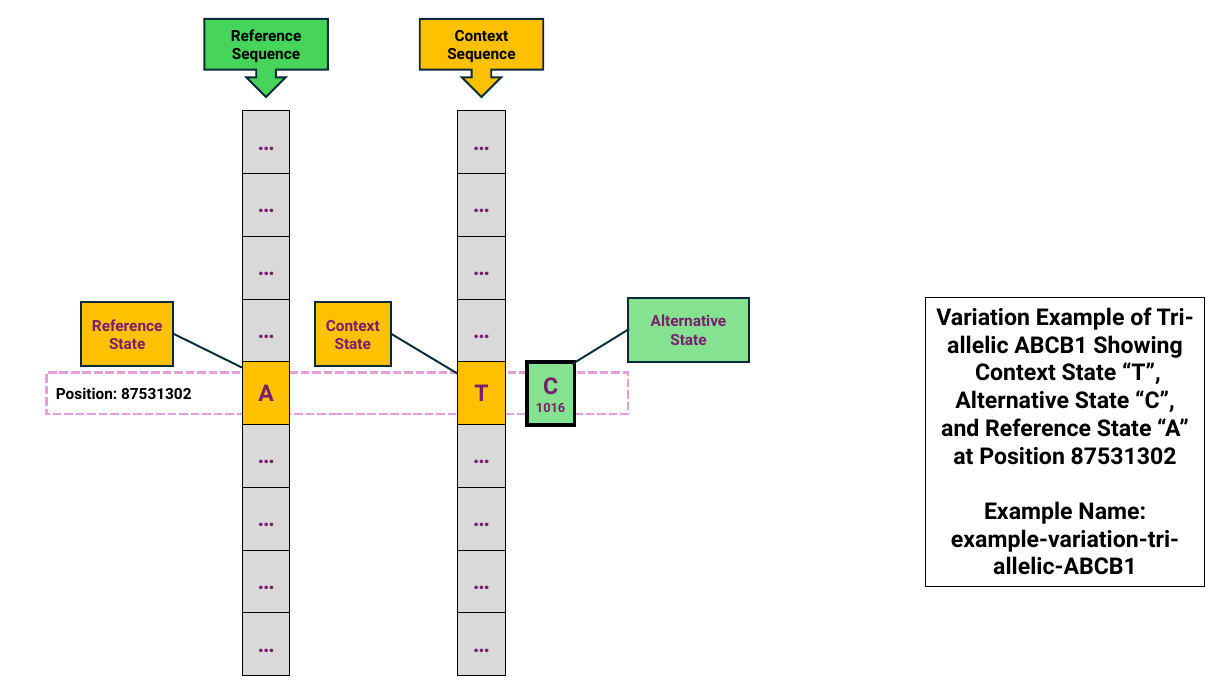
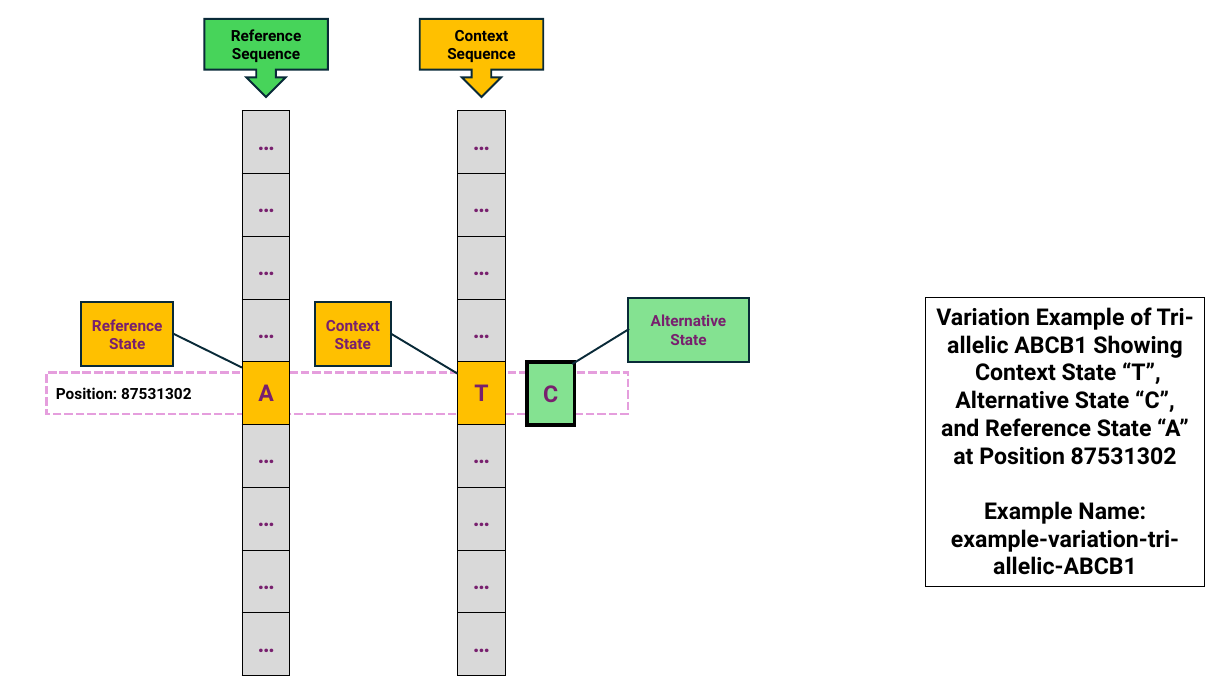
Before and after one commit to HL7/molecular-definition-data-types, a slide deck: slide 4 of input/pagecontent/MolDef-IG-Figures-Source.pptx. Drawn at 1232x693 pixels with LibreOffice and Linux fonts; fonts in the diff are those of the drawing. Boxes give left, top, right and bottom in pixels: in the first picture for what was removed or moved away, otherwise in the second. Text is boxed around its words. In the diff, an @@ line names an element or a change of style, - is before the commit and + after.

Commit message:
updating figures source ppt

```diff
--- a/input/pagecontent/MolDef-IG-Figures-Source.pptx
+++ b/input/pagecontent/MolDef-IG-Figures-Source.pptx
@@ text in rectangle at (536, 403, 565, 412): paragraph removed @@
-1016
```
